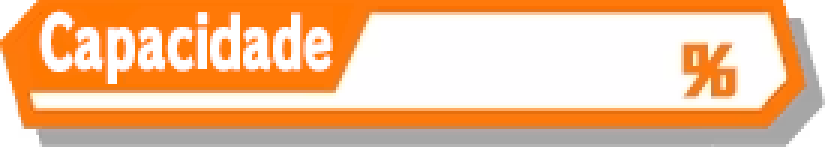
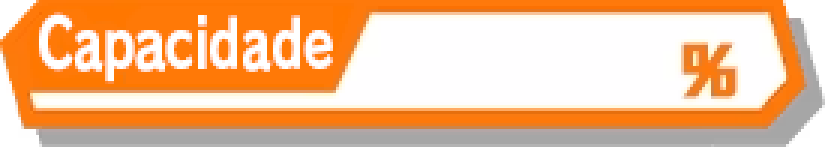
Layers edited between the first and the second w=828, h=150 image:
added layer "Capacidade V2 Resize" above "Capacidade V2" over [39, 12, 333, 84]
hid "Capacidade Resize" over [39, 9, 333, 84]
